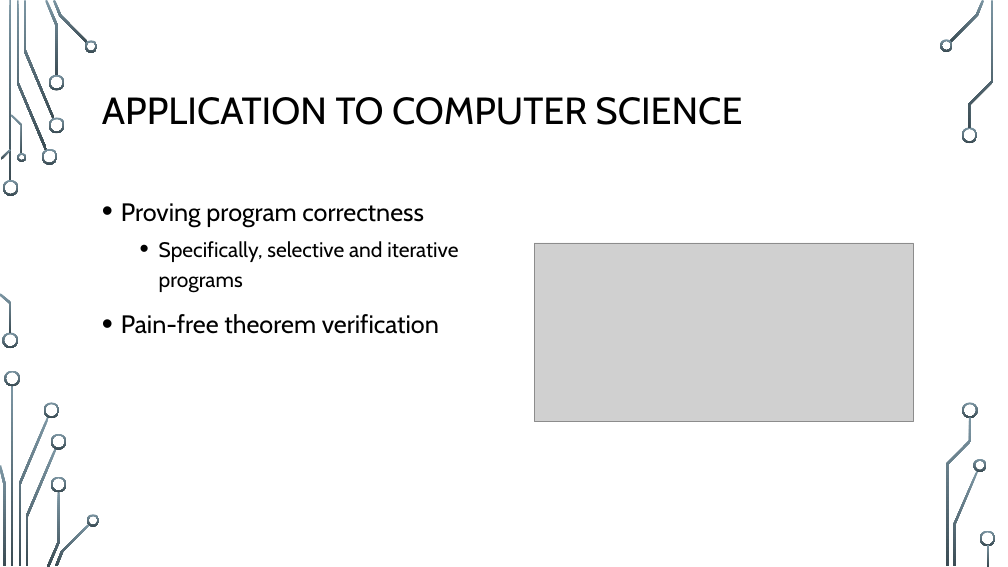
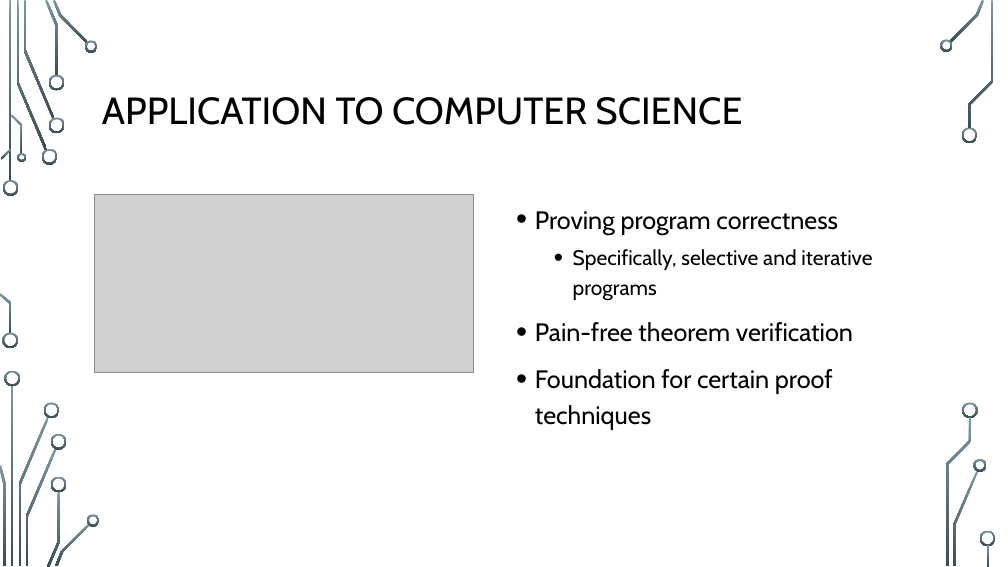
Before and after one commit to StanWarford/case-analysis, a slide deck: slide 4 of SCCUR-slides.pptx. Drawn at 1008x567 pixels with LibreOffice and Linux fonts; fonts in the diff are those of the drawing; grey boxes stand for pictures; background and template pictures are left out. Boxes give left, top, right and bottom in pixels: in the first picture for what was removed or moved away, otherwise in the second. Text is boxed around its words. In the diff, an @@ line names an element or a change of style, - is before the commit and + after.

```diff
--- a/SCCUR-slides.pptx
+++ b/SCCUR-slides.pptx
@@ picture: place and size @@
-picture at box(535, 243, 914, 421)
+picture at box(95, 194, 474, 373)
@@ text "Proving program correctness": place and size @@
-text "Proving program correctness" at box(121, 203, 458, 334)
+text "Proving program correctness" at box(535, 211, 872, 430)
@@ text at box(535, 369, 833, 430): paragraph added @@
+• Foundation for certain proof techniques
```
Also in this commit, not shown: 4 other slides changed, 4 slides added, 1 slide removed.
